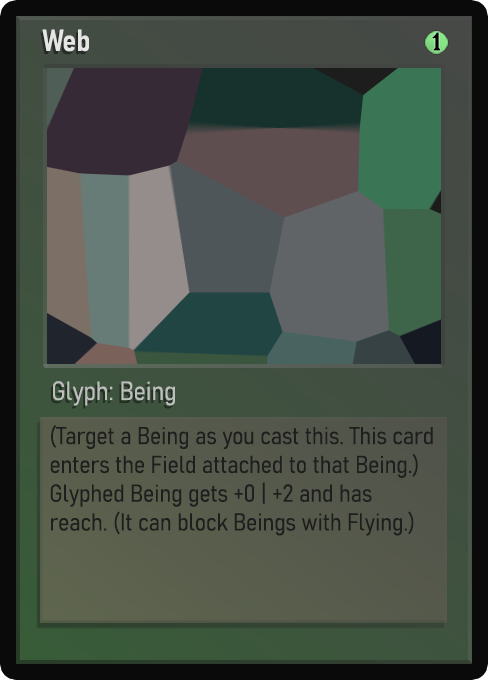
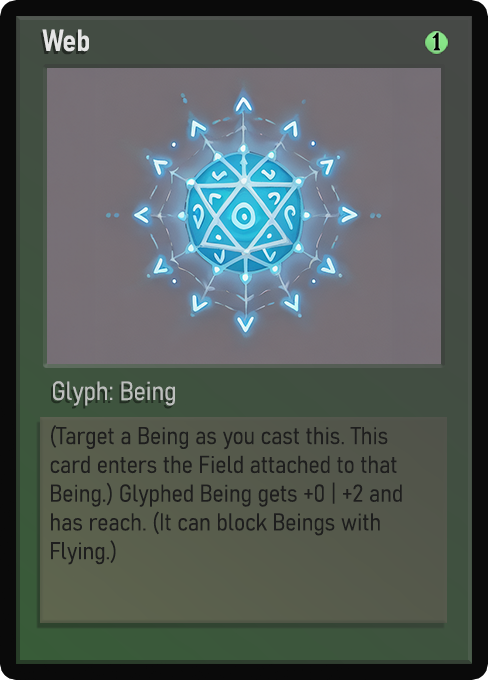
Layer changes from the first 488x680 image to the second:
painted on "Name" over [64, 35, 89, 52]
painted on "Class" over [53, 381, 175, 406]
painted on "Desc_norm" over [50, 427, 433, 565]
painted on "Artwork" over [47, 68, 441, 364]
